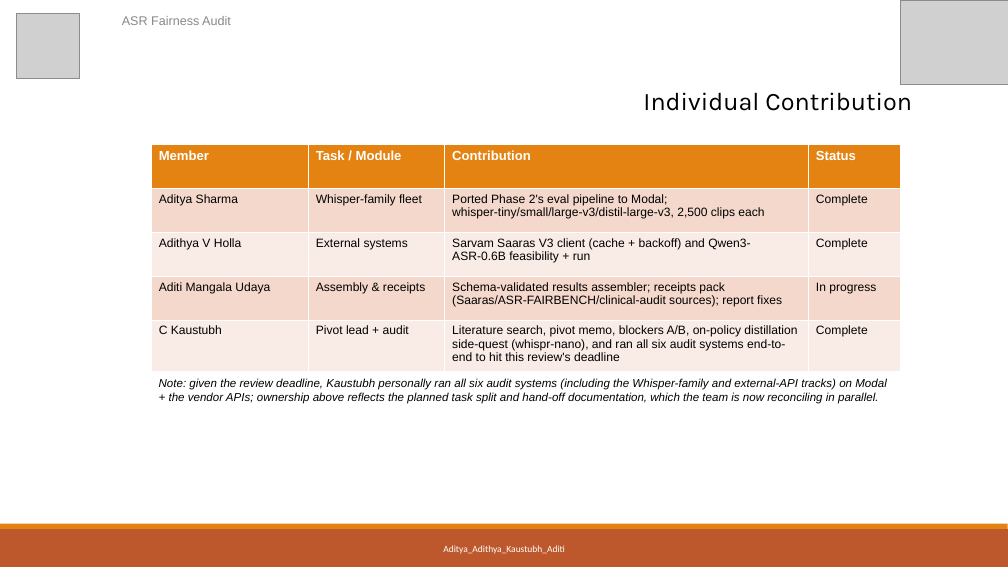
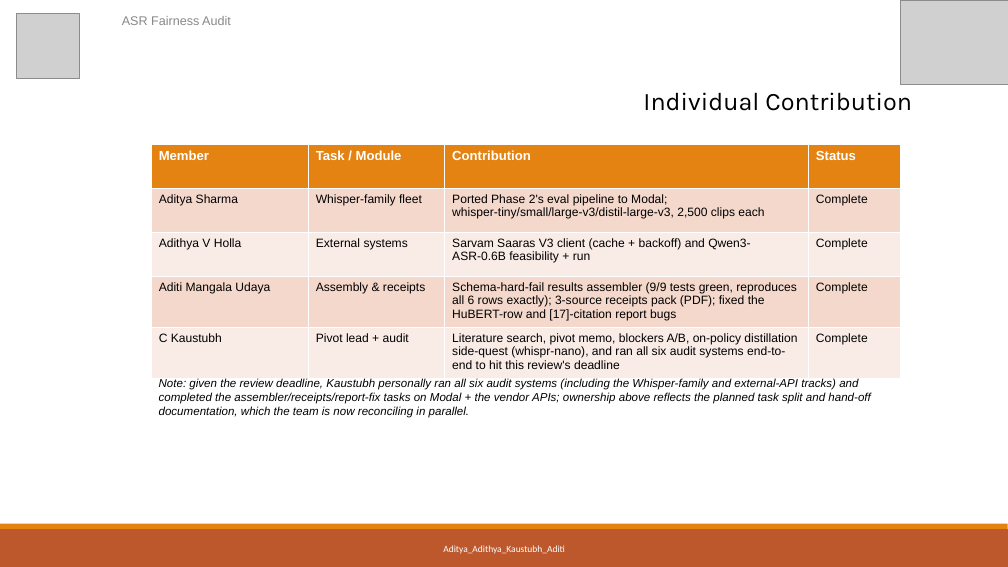
Before and after one commit to snigenigmatic/whispr-nano, a slide deck: slide 7 of docs/PW25_BJD_05_Phase3_Review1.pptx. Drawn at 1008x567 pixels with LibreOffice and Linux fonts; fonts in the diff are those of the drawing; grey boxes stand for pictures. Boxes give left, top, right and bottom in pixels: in the first picture for what was removed or moved away, otherwise in the second. Text is boxed around its words. In the diff, an @@ line names an element or a change of style, - is before the commit and + after.

```diff
--- a/docs/PW25_BJD_05_Phase3_Review1.pptx
+++ b/docs/PW25_BJD_05_Phase3_Review1.pptx
@@ table at (x1=151, y1=145, x2=901, y2=373) @@
-row 4, column 3: Schema-validated results assembler; receipts pack (Saaras/ASR-FAIRBENCH/clinical-audit sources); report fixes
+row 4, column 3: Schema-hard-fail results assembler (9/9 tests green, reproduces all 6 rows exactly); 3-source receipts pack (PDF); fixed the HuBERT-row and [17]-citation report bugs
-row 4, column 4: In progress
+row 4, column 4: Complete
@@ text at (x1=159, y1=378, x2=870, y2=418): text changed @@
-Note: given the review deadline, Kaustubh personally ran all six audit systems (including the Whisper-family and external-API tracks) on Modal + the vendor APIs; ownership above reflects the planned task split and hand-off documentation, which the team is now reconciling in parallel.
+Note: given the review deadline, Kaustubh personally ran all six audit systems (including the Whisper-family and external-API tracks) and completed the assembler/receipts/report-fix tasks on Modal + the vendor APIs; ownership above reflects the planned task split and hand-off documentation, which the team is now reconciling in parallel.
```
Also in this commit, not shown: 1 other slide changed, 2 other files.
